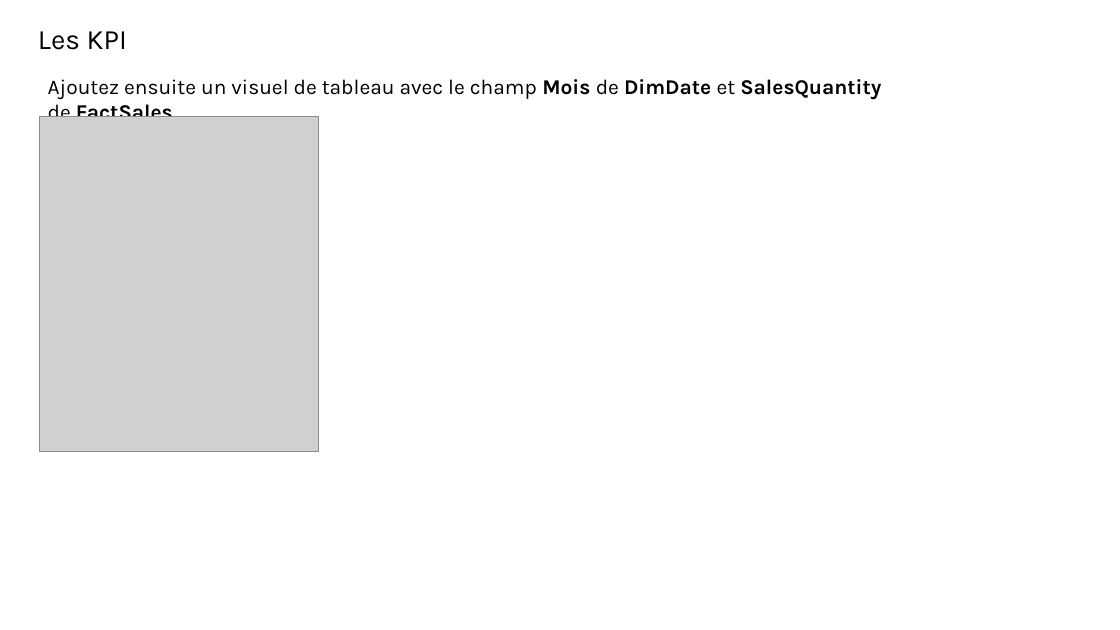
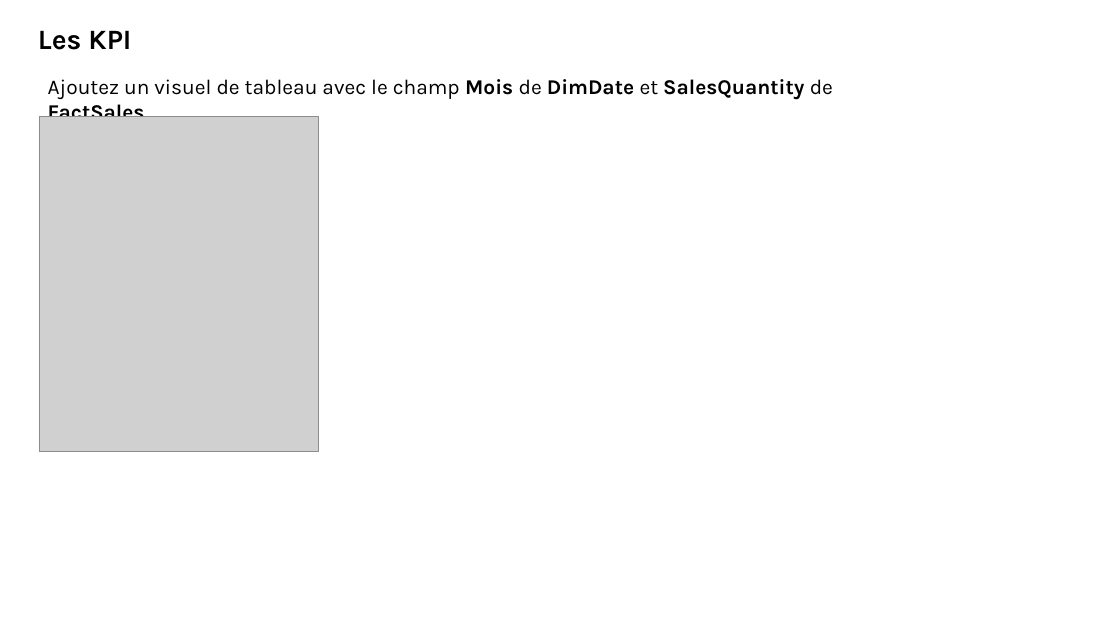
Before and after one commit to bejaouibechir/PowerBI, a slide deck: slide 11 of Français/6.Visuals/13.The KPI.pptx (slide 12 before the commit). Drawn at 1120x630 pixels with LibreOffice and Linux fonts; fonts in the diff are those of the drawing; grey boxes stand for pictures. Boxes give left, top, right and bottom in pixels: in the first picture for what was removed or moved away, otherwise in the second. Text is boxed around its words. In the diff, an @@ line names an element or a change of style, - is before the commit and + after.

```diff
--- a/Français/6.Visuals/13.The KPI.pptx
+++ b/Français/6.Visuals/13.The KPI.pptx
@@ text "Les KPI" at (38, 30, 131, 50): bold on @@
@@ text at (48, 79, 833, 117): text changed @@
-Ajoutez ensuite un visuel de tableau avec le champ Mois de DimDate et SalesQuantity de FactSales
+Ajoutez un visuel de tableau avec le champ Mois de DimDate et SalesQuantity de FactSales
```
Also in this commit, not shown: 4 other slides changed, 7 slides added, 10 slides removed, 39 other files.
